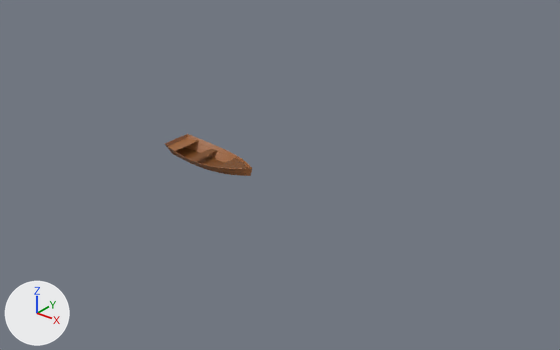
A saved change to the glTF model Test/boat.glb.
Before and after are seen from a camera (50 mm lens) standing at (19.41, -20.06, 13.01) and looking at (2.71, 0.82, 0.06). The lights are fixed; the arrows at lower left show +X, +Y and +Z. Where no turn or scale is listed for an object, it has been applied to the vertices.

Script lines for the objects in view, before the commit:
```python
me_cube_003 = bpy.data.meshes.new('Cube.003')
me_cube_003.from_pydata(...)  # 5514 vertices, 11016 faces; spans x -2.01..2.03, y -0.81..0.81, z -0.28..0.36
me_cube_003.materials.append(mat_material)  # brown #9e6539
ob_side = bpy.data.objects.new('side', me_cube_003)
ob_side.location = (0.01, -0.04, 0.24)
```
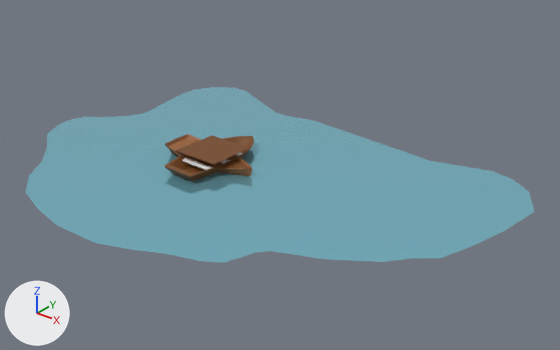
Location of each change, (x1, y1, x2, y2) in pixels of the pictures (560 x 350 px):
```json
{"object": "Plane", "change": "added", "after": [26, 87, 535, 263], "on screen": "cyan"}
{"object": "Circle.001", "change": "added", "after": [177, 135, 248, 164], "on screen": "brown"}
{"object": "Circle", "change": "added", "after": [164, 136, 254, 176], "on screen": "brown"}
{"object": "Circle.002", "change": "added", "after": [190, 149, 250, 181]}
{"object": "Cube", "change": "added", "after": [182, 158, 213, 170]}
{"object": "Circle.003", "change": "added", "after": [165, 167, 192, 181]}
{"object": "Cube.001", "change": "added", "after": [220, 159, 230, 163]}
{"object": "Cube.002", "change": "added", "after": [235, 152, 243, 156]}
{"object": "side", "change": "unchanged, covered by the edit", "before": [165, 134, 252, 176], "after": [165, 134, 252, 176]}
```

The change, as JSON lines over the scene's bpy script:
```json
{"op": "add", "block": "mat_planks", "code": ["mat_planks = principled_material('Planks')", "mat_planks.base_color = (1.0, 1.0, 1.0)  # white #ffffff", "mat_planks.roughness = 0.0"]}
{"op": "add", "block": "mat_water", "code": ["mat_water = principled_material('water')", "mat_water.base_color = (0.272, 0.662, 0.8)  # cyan #8ed5e7", "mat_water.metallic = 0.691", "mat_water.roughness = 0.0886"]}
{"op": "add", "block": "me_circle_004", "code": ["me_circle_004 = bpy.data.meshes.new('Circle.004')", "me_circle_004.from_pydata([(-0.365, -1.512, 0.0), (0.0, -1.512, 0.0), (0.365, -1.512, 0.0), (-0.699, -1.977, 0.619), (0.0, -1.977, 0.619), (0.699, -1.977, 0.619)], [], [(1, 0, 3), (1, 3, 4), (2, 1, 4), (2, 4, 5)])", "me_circle_004.materials.append(mat_brown)  # brown #78481d"]}
{"op": "add", "block": "me_circle_002", "code": ["me_circle_002 = bpy.data.meshes.new('Circle.002')", "me_circle_002.from_pydata(...)  # 32 vertices, 42 faces; spans x 0.0..1.0, y -1.98..2.39, z 0.0..0.62", "me_circle_002.materials.append(mat_brown)  # brown #78481d"]}
{"op": "add", "block": "me_circle_001", "code": ["me_circle_001 = bpy.data.meshes.new('Circle.001')", "me_circle_001.from_pydata(...)  # 36 vertices, 44 faces; spans x -1.01..0.99, y -1.98..2.39, z -0.03..0.83", "me_circle_001.materials.append(mat_brown)  # brown #78481d"]}
{"op": "add", "block": "me_cube_005", "code": ["me_cube_005 = bpy.data.meshes.new('Cube.005')", "me_cube_005.from_pydata(...)  # a box spanning x -1.0..1.0, y -1.0..1.0, z -1.0..1.0", "me_cube_005.materials.append(mat_planks)  # white #ffffff"]}
{"op": "add", "block": "me_circle_003", "code": ["me_circle_003 = bpy.data.meshes.new('Circle.003')", "me_circle_003.from_pydata(...)  # 83 vertices, 99 faces; spans x -1.0..1.0, y -1.98..2.39, z 0.0..0.62", "me_circle_003.materials.append(mat_brown)  # brown #78481d"]}
{"op": "add", "block": "me_plane", "code": ["me_plane = bpy.data.meshes.new('Plane')", "me_plane.from_pydata(...)  # 54 vertices, 52 faces; spans x -8.1..11.5, y -6.9..7.2, z 0.1", "me_plane.materials.append(mat_water)  # cyan #8ed5e7"]}
{"op": "add", "block": "ob_circle_003", "code": ["ob_circle_003 = bpy.data.objects.new('Circle.003', me_circle_004)", "ob_circle_003.location = (0.0, 0.0, -0.17)"]}
{"op": "add", "block": "ob_circle_002", "code": ["ob_circle_002 = bpy.data.objects.new('Circle.002', me_circle_002)", "ob_circle_002.location = (0.0, 0.0, -0.17)"]}
{"op": "add", "block": "ob_circle_001", "code": ["ob_circle_001 = bpy.data.objects.new('Circle.001', me_circle_001)", "ob_circle_001.location = (0.0, 0.0, -0.17)"]}
{"op": "add", "block": "ob_cube_002", "code": ["ob_cube_002 = bpy.data.objects.new('Cube.002', me_cube_005)", "ob_cube_002.location = (0.01, 0.82, 0.34)", "ob_cube_002.scale = (0.746, 0.125, -0.0221)"]}
{"op": "add", "block": "ob_cube_001", "code": ["ob_cube_001 = bpy.data.objects.new('Cube.001', me_cube_005.copy())", "ob_cube_001.location = (0.0, -0.02, 0.34)", "ob_cube_001.scale = (0.823, 0.136, -0.0221)"]}
{"op": "add", "block": "ob_cube", "code": ["ob_cube = bpy.data.objects.new('Cube', me_cube_005.copy())", "ob_cube.location = (0.0, -0.88, 0.34)", "ob_cube.scale = (0.752, 0.132, -0.0221)"]}
{"op": "add", "block": "ob_circle", "code": ["ob_circle = bpy.data.objects.new('Circle', me_circle_003)", "ob_circle.location = (0.0, 0.0, -0.17)"]}
{"op": "add", "block": "ob_plane", "code": ["ob_plane = bpy.data.objects.new('Plane', me_plane)", "ob_plane.location = (0.0, 0.0, 0.0)"]}
```
